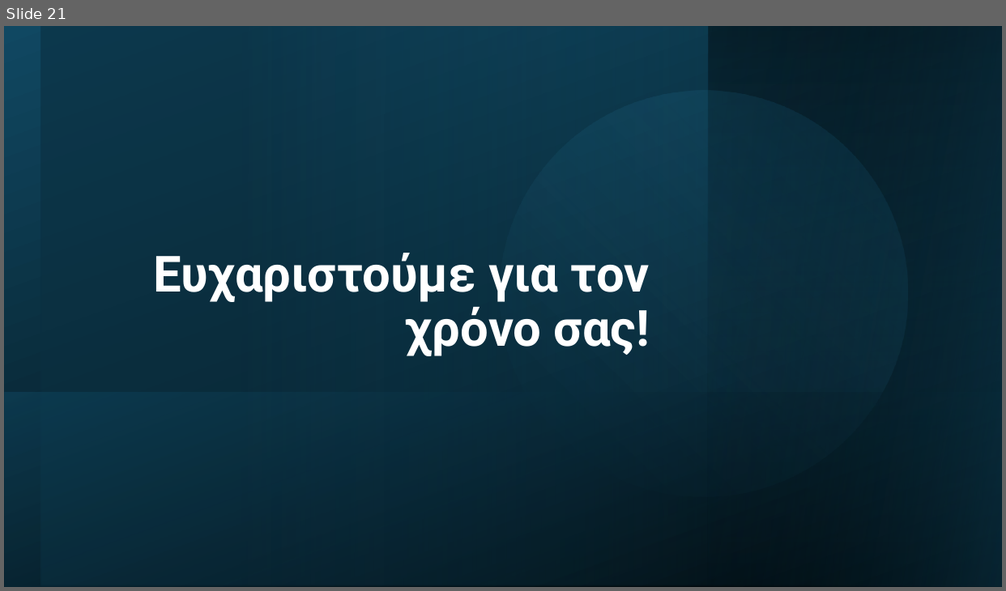
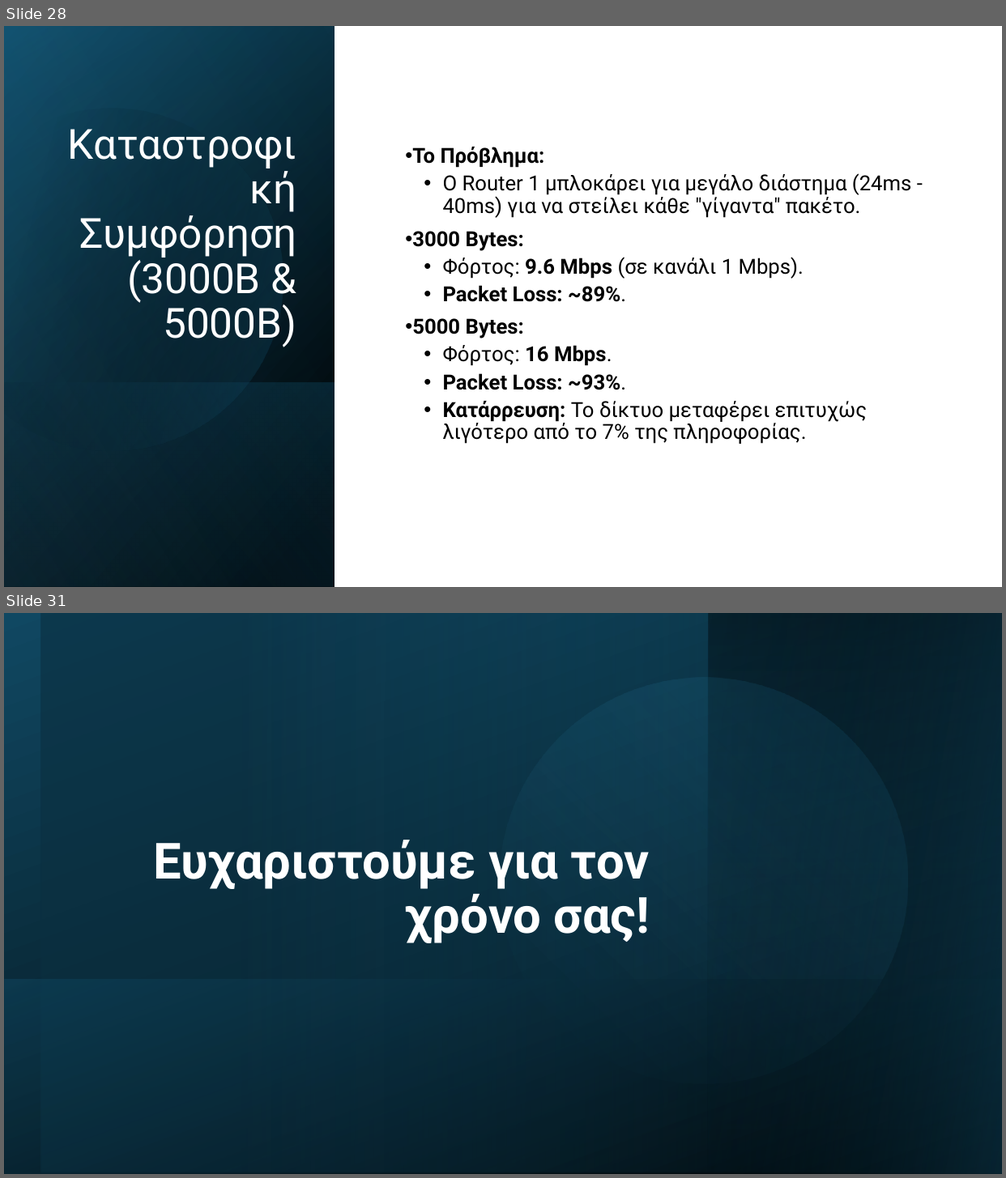
Before and after one commit to AlexandrosChal/Event-driven-network-simulation-in-Python-and-SimPy, a slide deck: Παρουσίαση.pptx. Shown one above the other, each under a label of ours: slide 21 before the commit, slides 28 and 31 after it; the slides between them are not shown. The pictures are 1006x591 and 1006x1178 pixels, drawn with LibreOffice and Linux fonts; fonts in the diff are those of the drawing. Boxes give left, top, right and bottom in pixels: in the first picture for what was removed or moved away, otherwise in the second. Text is boxed around its words. In the diff, an @@ line names an element or a change of style, - is before the commit and + after.

```diff
--- a/Παρουσίαση.pptx
+++ b/Παρουσίαση.pptx
@@ slide 28 added at <box>4,26,1002,587</box>, background #FFFFFF @@
@@ rectangle added at <box>4,26,1002,587</box>, fill #FFFFFF @@
@@ rectangle added at <box>4,26,335,587</box>, fill gradient #000000 to #104862 @@
@@ rectangle added at <box>4,27,335,587</box>, fill gradient #000000 to #156082 @@
@@ rectangle added at <box>4,26,335,587</box>, fill gradient #000000 to #46B1E1 @@
@@ freeform shape added at <box>4,68,324,485</box>, fill gradient #000000 to #156082 @@
@@ subtitle added at <box>412,147,911,444</box>, 20 pt, text #000000 @@
+• Το Πρόβλημα:
+  • Ο Router 1 μπλοκάρει για μεγάλο διάστημα (24ms - 40ms) για να στείλει κάθε "γίγαντα" πακέτο.
+• 3000 Bytes:
+  • Φόρτος: 9.6 Mbps (σε κανάλι 1 Mbps).
+  • Packet Loss: ~89%.
+• 5000 Bytes:
+  • Φόρτος: 16 Mbps.
+  • Packet Loss: ~93%.
+  • Κατάρρευση: Το δίκτυο μεταφέρει επιτυχώς λιγότερο από το 7% της πληροφορίας.
@@ title added at <box>79,210,296,348</box>, 40 pt, text #FFFFFF @@
+Καταστροφική Συμφόρηση (3000B & 5000B)
@@ rectangle added at <box>4,382,335,587</box>, fill gradient #156082 to #000000 @@
@@ what was slide 21 is now slide 31 @@
```
Also in this commit, not shown: 10 other slides added, 1 slide removed, 3 other files.
